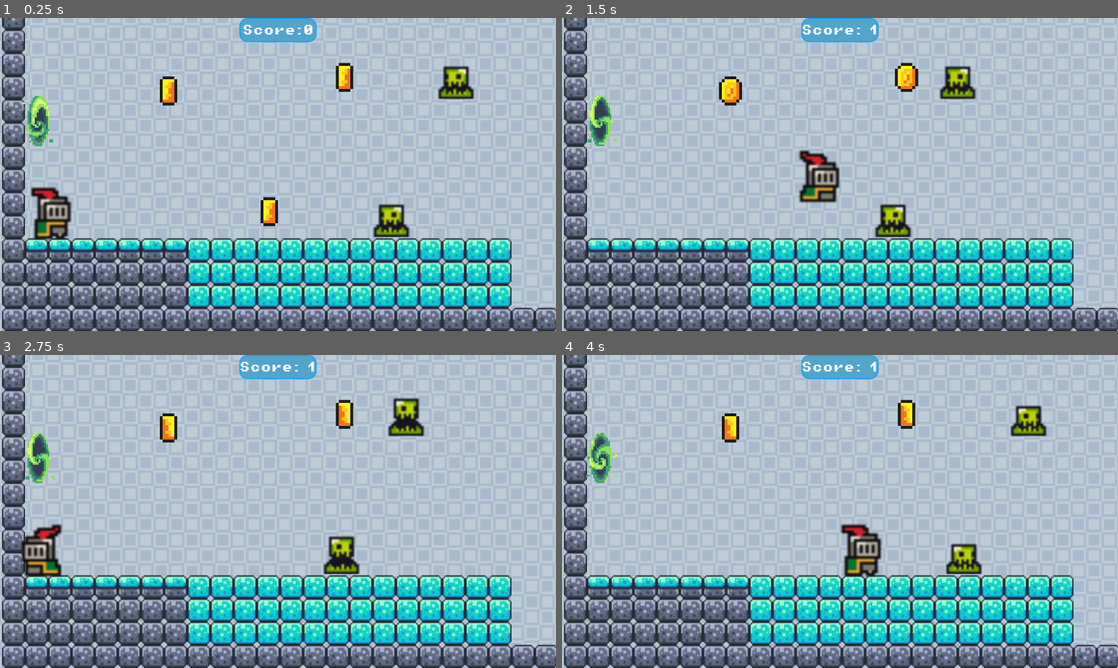
Above: before the commit, frames 1-4 (two rows, left to right).
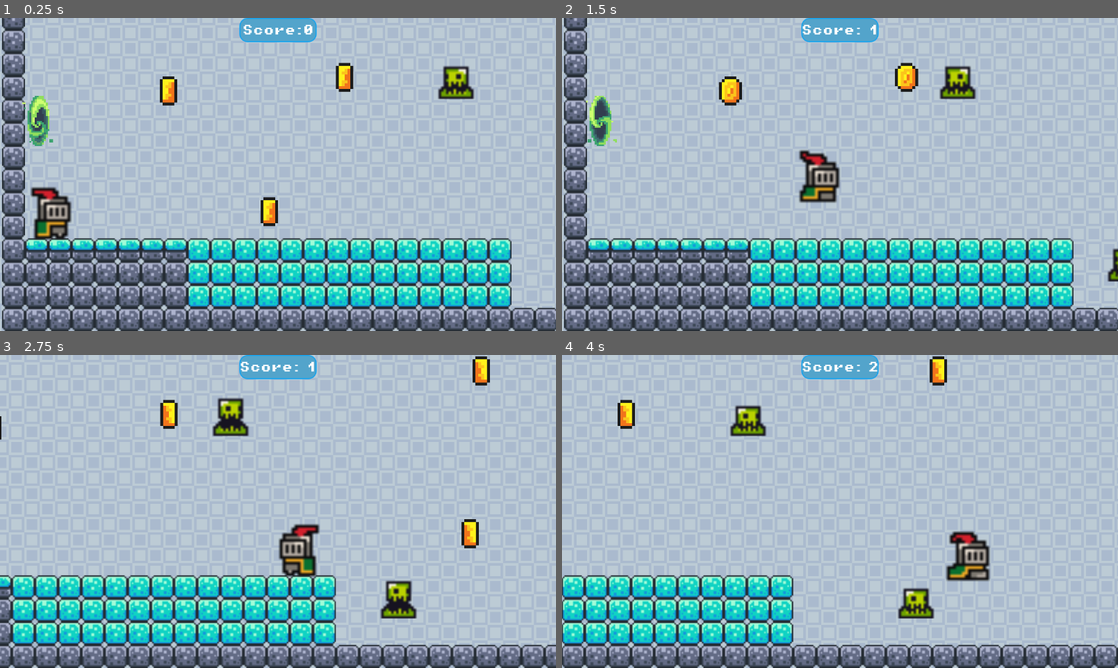
Above: after the commit, the same moments.

Repository: insertnewusername/untitledplatformergame
Game: Godot game, scene res://sprites&scenes/level2.tscn
Two runs of this game, one before a commit and one after it. Both use one fixed random seed, a clock stepped at 60 frames per second and the inputs below. This scene is started directly instead of the project's main scene.
Inputs (mouse positions are in pixels of both pictures, inside the frame that each line leads up to):
- Up to frame 1 (0.25 s): no input
- Up to frame 2 (1.5 s): tap Enter at 0.5 s; move the mouse to (962, 158) at 0.52 s; hold D (right) from 0.53 s (still down); tap Alt at 0.6 s; click (962, 158) at 0.67 s; tap W (jump) at 0.77 s; move the mouse to (728, 190) at 1.27 s; tap Shift at 1.35 s
- Up to frame 3 (2.75 s): tap W (jump) at 1.52 s; move the mouse to (333, 442) at 2.02 s; release D (right) at 2.03 s; hold Left (left) from 2.03 s (still down); tap Alt at 2.1 s
- Up to frame 4 (4 s): move the mouse to (812, 574) at 2.77 s; release Left (left) at 2.78 s; hold D (right) from 2.78 s (still down); tap Shift at 2.85 s; click (812, 574) at 2.92 s; tap W (jump) at 3.02, 3.77 s; move the mouse to (1006, 558) at 3.52 s; tap Alt at 3.6 s

The runs differ from the first frame. In frame 1, 0.6% of the frame differs, in the area x 67-74%, y 59-70%; in frame 2, 0.7%; in frame 3, 30%, in the area x 0-100%, y 0-100%; in frame 4, 29%.

Commit message:
added onice logic to player script

Diff:
--- a/scripts/player.gd
+++ b/scripts/player.gd
@@ -9,7 +9,10 @@
 var alive = true
 var respawn_x = 0.0
 var respawn_y = 166.0
-
+var accelerationvalue = 0.01
+var slidevalue = 0.01
+var stopvalue = 15
+var onice = false
 
 func _ready():
 	animated_sprite_2d.animation_finished.connect(_on_animation_finished)
@@ -30,13 +33,16 @@
 	# Get the input direction and handle the movement/deceleration.
 	# As good practice, you should replace UI actions with custom gameplay actions.
 	var direction := Input.get_axis("left", "right")
-	if direction:
-		velocity.x = direction * SPEED
-		animated_sprite_2d.animation = "walk"
-		sprite.flip_h = direction <0
+	if onice:
+		move_on_ice(direction)
 	else:
-		velocity.x = move_toward(velocity.x, 0, SPEED)
-		animated_sprite_2d.animation = "idle"
+		if direction:
+			velocity.x = direction * SPEED
+			animated_sprite_2d.animation = "walk"
+			sprite.flip_h = direction <0
+		else:
+			velocity.x = move_toward(velocity.x, 0, SPEED)
+			animated_sprite_2d.animation = "idle"
 	move_and_slide()
 
 func die() -> void:
@@ -61,3 +67,24 @@
 	global_position = pos
 	velocity = Vector2.ZERO
 	animated_sprite_2d.play("idle")
+
+func move_on_ice(direction):
+	if direction:
+		sprite.flip_h = direction <0
+		velocity.x = lerp(velocity.x, direction * SPEED, accelerationvalue)
+	else:
+		velocity.x = lerp(velocity.x, 0.0, slidevalue)
+
+		if velocity.x < stopvalue and  velocity.x > -stopvalue:
+			velocity.x = 0
+
+
+
+func _on_area_2d_3_body_entered(body: Node2D) -> void:
+	if body == self:
+		onice = true
+
+
+func _on_area_2d_3_body_exited(body: Node2D) -> void:
+	if body == self:
+		onice = false
--- a/sprites&scenes/level2.tscn
+++ b/sprites&scenes/level2.tscn
@@ -207,7 +207,7 @@
 size = Vector2(826, 82)
 
 [sub_resource type="RectangleShape2D" id="RectangleShape2D_kek77"]
-size = Vector2(507, 82)
+size = Vector2(666.5, 176)
 
 [sub_resource type="StyleBoxFlat" id="StyleBoxFlat_kek77"]
 bg_color = Color(0.3250287, 0.6427367, 0.7952823, 1)
@@ -263,7 +263,7 @@
 [node name="Enemies" type="Node2D" parent="LevelRoot" unique_id=1052197729]
 
 [node name="Blob" parent="LevelRoot/Enemies" unique_id=1854355813 instance=ExtResource("8_jog3v")]
-position = Vector2(1054.0002, 523)
+position = Vector2(1536.0001, 615)
 scale = Vector2(5.168969, 5.168969)
 
 [node name="Blob2" parent="LevelRoot/Enemies" unique_id=1847572313 instance=ExtResource("8_jog3v")]
@@ -301,13 +301,11 @@
 [node name="Coin8" parent="LevelRoot/Coin" unique_id=110710647 instance=ExtResource("10_acc1h")]
 position = Vector2(95.83333, -26)
 
-[node name="Area2D2" type="Area2D" parent="LevelRoot" unique_id=224244464]
-script = ExtResource("6_3q7uf")
-
-[node name="CollisionShape2D" type="CollisionShape2D" parent="LevelRoot/Area2D2" unique_id=1877955925]
-position = Vector2(1268.5, 20)
+[node name="Area2D3" type="Area2D" parent="LevelRoot" unique_id=298166347]
+
+[node name="CollisionShape2D" type="CollisionShape2D" parent="LevelRoot/Area2D3" unique_id=1877955925]
+position = Vector2(946.75, 636)
 shape = SubResource("RectangleShape2D_kek77")
-script = ExtResource("7_uart6")
 
 [node name="Portal" parent="." unique_id=166896413 instance=ExtResource("9_lpnvu")]
 position = Vector2(290, 336)
@@ -356,4 +354,5 @@
 [connection signal="body_entered" from="LevelRoot/Flag" to="." method="_on_flag_body_entered"]
 [connection signal="body_entered" from="LevelRoot/Area2D" to="LevelRoot/Area2D" method="_on_body_entered"]
 [connection signal="teleport_player" from="LevelRoot/Portal" to="Player" method="_on_portal_teleport_player"]
-[connection signal="body_entered" from="LevelRoot/Area2D2" to="LevelRoot/Area2D2" method="_on_body_entered"]
+[connection signal="body_entered" from="LevelRoot/Area2D3" to="Player" method="_on_area_2d_3_body_entered"]
+[connection signal="body_exited" from="LevelRoot/Area2D3" to="Player" method="_on_area_2d_3_body_exited"]
